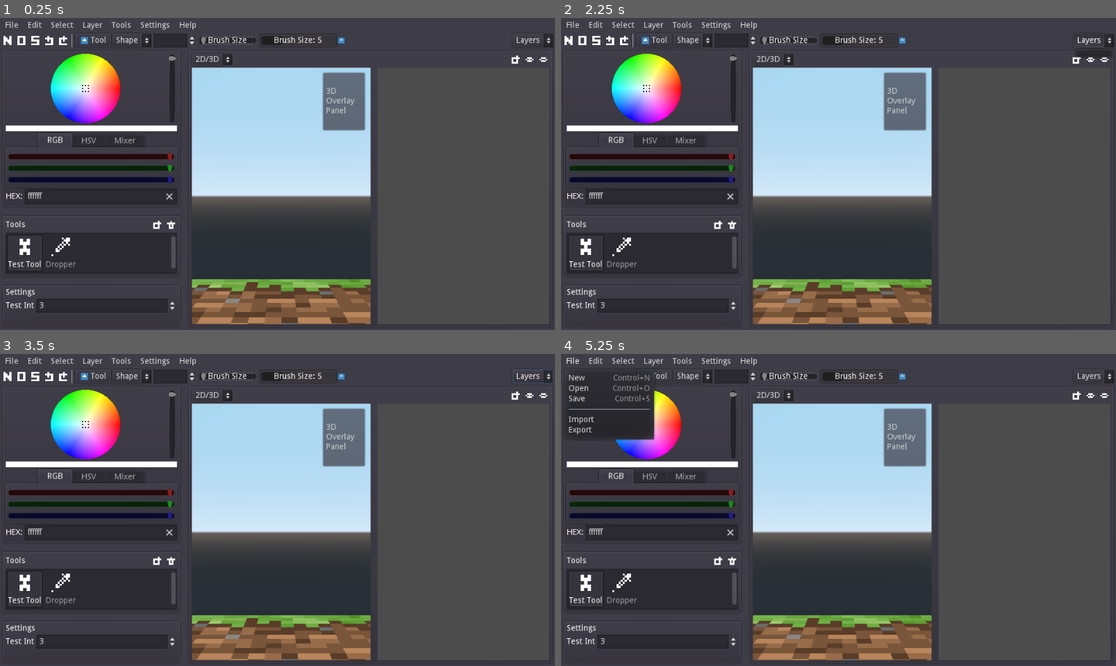
Above: before the commit, frames 1-4 (two rows, left to right).
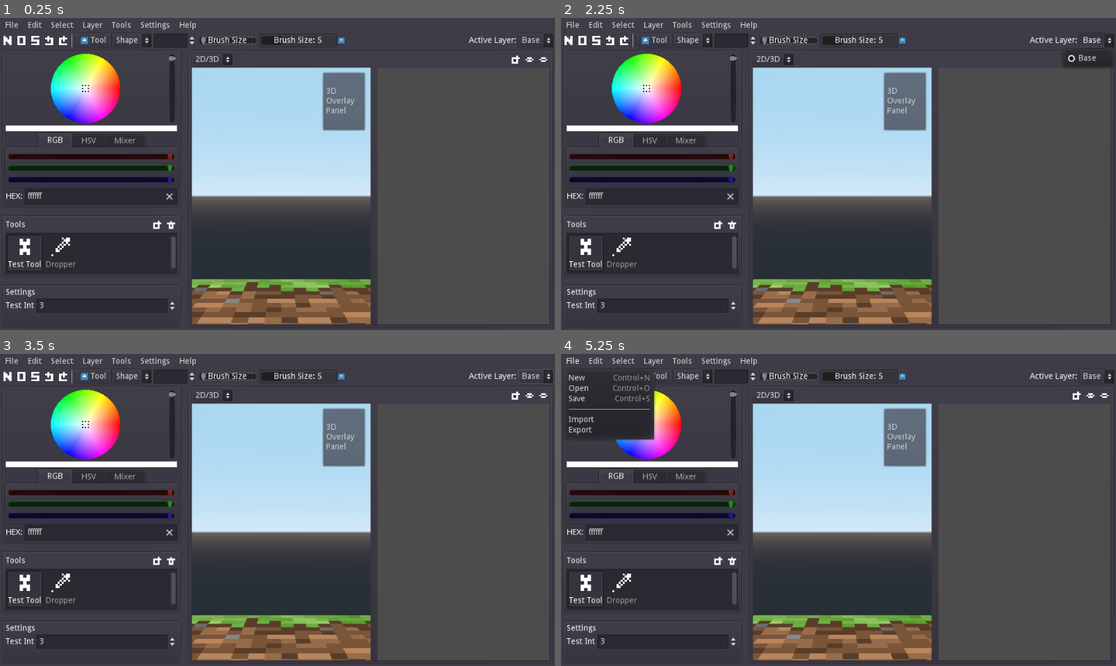
Above: after the commit, the same moments.

Repository: tianer2820/BetterSkin2
Game: Godot game, scene res://assets/gui_root.tscn
The game is run twice, just before and just after one commit, with the same random seed, the same clock (stepped at 60 frames per second) and the same inputs. The engine's default icon, where the game draws it, is replaced by a stand-in: a white triangle on a blue panel in a dark square.
Inputs (mouse positions are in pixels of both pictures, inside the frame that each line leads up to):
- Up to frame 1 (0.25 s): no input
- Up to frame 2 (2.25 s): click "Layers" (after the commit: "2D/3D") at 0.5 s; click (1099, 39) at 1.25 s, where only the run after the commit has a clickable "Base"; click (1099, 39) at 2.02 s
- Up to frame 3 (3.5 s): click "2D/3D" at 2.75 s
- Up to frame 4 (5.25 s): click (566, 375) at 3.5 s; click (566, 375) at 4.25 s; click "File" at 5 s

The runs differ from the first frame. In frame 1, 0.1% of the frame differs, in the area x 84-98%, y 5-9%; in frame 2, 0.4%, in the area x 84-100%, y 5-16%; in frame 3, 0.2%; in frame 4, 0.1%.

Commit message:
add layer viewer & editor panel (not fully implemented)

Diff:
--- a/assets/gui_root.tscn
+++ b/assets/gui_root.tscn
@@ -10,6 +10,7 @@
 [ext_resource path="res://assets/menu_bar/menu_bar.tscn" type="PackedScene" id=8]
 [ext_resource path="res://assets/global_dialogs/open_png_dialog.gd" type="Script" id=9]
 [ext_resource path="res://assets/global_dialogs/export_png_dialog.gd" type="Script" id=10]
+[ext_resource path="res://assets/layer_dropdown/layer_dropdown.tscn" type="PackedScene" id=11]
 
 [sub_resource type="StyleBoxFlat" id=1]
 content_margin_left = 3.0
@@ -206,19 +207,26 @@
 expand = true
 stretch_mode = 6
 
-[node name="Control" type="Control" parent="VBox/ConvenientBar"]
+[node name="Space" type="Control" parent="VBox/ConvenientBar"]
 margin_left = 599.0
-margin_right = 880.0
+margin_right = 749.0
 margin_bottom = 24.0
 size_flags_horizontal = 3
 size_flags_vertical = 3
 
-[node name="OptionButton" type="OptionButton" parent="VBox/ConvenientBar"]
-margin_left = 884.0
+[node name="Label" type="Label" parent="VBox/ConvenientBar"]
+margin_left = 753.0
+margin_top = 5.0
+margin_right = 835.0
+margin_bottom = 19.0
+text = "Active Layer:"
+__meta__ = {
+"_edit_use_anchors_": false
+}
+
+[node name="LayerDropdown" parent="VBox/ConvenientBar" instance=ExtResource( 11 )]
+margin_left = 839.0
 margin_right = 954.0
-margin_bottom = 24.0
-button_mask = 3
-text = "Layers"
 
 [node name="MainSplit" type="HSplitContainer" parent="VBox"]
 margin_top = 52.0
--- /dev/null
+++ b/assets/layer_dropdown/icon_visible_off.tres
@@ -0,0 +1,7 @@
+[gd_resource type="AtlasTexture" load_steps=2 format=2]
+
+[ext_resource path="res://assets/layer_dropdown/visible_icon.png" type="Texture" id=1]
+
+[resource]
+atlas = ExtResource( 1 )
+region = Rect2( 0, 20, 28, 20 )
--- /dev/null
+++ b/assets/layer_dropdown/icon_visible_on.tres
@@ -0,0 +1,7 @@
+[gd_resource type="AtlasTexture" load_steps=2 format=2]
+
+[ext_resource path="res://assets/layer_dropdown/visible_icon.png" type="Texture" id=1]
+
+[resource]
+atlas = ExtResource( 1 )
+region = Rect2( 0, 0, 28, 20 )
--- /dev/null
+++ b/assets/layer_dropdown/layer_dropdown.gd
@@ -0,0 +1,45 @@
+extends OptionButton
+
+
+func _ready() -> void:
+	DocumentManager.connect("layers_changed", self, "_skin_layers_changed")
+	DocumentManager.connect("active_layer_changed", self, "_skin_active_layer_changed")
+
+	_reload_layers()
+
+
+func _reload_layers():
+	self.clear()
+	var layers = DocumentManager.active_skin.layers.duplicate()
+	for i in range(layers.size()):
+		var index = layers.size() - i - 1 # reverse order
+		var layer = layers[index]
+		self.add_item(layer.name, index)
+	_update_active_layer()
+
+func _update_active_layer():
+	var active_index = DocumentManager.active_layer_index
+	var item_index = self.get_item_count() - 1 - active_index
+	self.select(item_index)
+
+
+# signal connects
+func _skin_layers_changed():
+	_reload_layers()
+func _skin_active_layer_changed():
+	_update_active_layer()
+
+func _on_LayersDropdown_item_selected(index: int) -> void:
+	var id = self.get_item_id(index)
+	DocumentManager.active_layer_index = id
+
+
+func _on_RightClickButton_pressed() -> void:
+	var panel = $LayerEditorPanel
+	panel.set_as_minsize()
+	var mouse = get_global_mouse_position()
+	var size = panel.rect_size
+	var pos = mouse
+	pos.x -= size.x
+	panel.set_global_position(pos)
+	panel.popup()
--- /dev/null
+++ b/assets/layer_dropdown/layer_dropdown.tscn
@@ -0,0 +1,111 @@
+[gd_scene load_steps=4 format=2]
+
+[ext_resource path="res://assets/layer_dropdown/layer_dropdown.gd" type="Script" id=1]
+[ext_resource path="res://assets/layer_dropdown/layer_editor_panel.gd" type="Script" id=2]
+[ext_resource path="res://assets/layer_dropdown/tree_list.gd" type="Script" id=3]
+
+[node name="LayersDropdown" type="OptionButton"]
+margin_right = 70.0
+margin_bottom = 24.0
+text = "LayerChooser"
+items = [ "LayerChooser", null, false, 0, null ]
+selected = 0
+script = ExtResource( 1 )
+__meta__ = {
+"_edit_use_anchors_": false
+}
+
+[node name="RightClickButton" type="ToolButton" parent="."]
+anchor_right = 1.0
+anchor_bottom = 1.0
+mouse_filter = 1
+button_mask = 2
+__meta__ = {
+"_edit_use_anchors_": false
+}
+
+[node name="LayerEditorPanel" type="PopupPanel" parent="."]
+visible = true
+margin_left = 96.0
+margin_top = 28.0
+margin_right = 318.0
+margin_bottom = 258.0
+rect_min_size = Vector2( 0, 230 )
+script = ExtResource( 2 )
+__meta__ = {
+"_edit_use_anchors_": false
+}
+
+[node name="VBox" type="VBoxContainer" parent="LayerEditorPanel"]
+anchor_right = 1.0
+anchor_bottom = 1.0
+margin_left = 4.0
+margin_top = 4.0
+margin_right = -4.0
+margin_bottom = -4.0
+__meta__ = {
+"_edit_use_anchors_": false
+}
+
+[node name="OptionButton" type="OptionButton" parent="LayerEditorPanel/VBox"]
+margin_right = 214.0
+margin_bottom = 20.0
+
+[node name="BlendSlider" type="HSlider" parent="LayerEditorPanel/VBox"]
+margin_top = 24.0
+margin_right = 214.0
+margin_bottom = 40.0
+
+[node name="Layers" type="Tree" parent="LayerEditorPanel/VBox"]
+margin_top = 44.0
+margin_right = 214.0
+margin_bottom = 198.0
+input_pass_on_modal_close_click = false
+size_flags_horizontal = 3
+size_flags_vertical = 3
+allow_reselect = true
+allow_rmb_select = true
+hide_folding = true
+hide_root = true
+select_mode = 1
+script = ExtResource( 3 )
+
+[node name="Hbox" type="HBoxContainer" parent="LayerEditorPanel/VBox"]
+margin_top = 202.0
+margin_right = 214.0
+margin_bottom = 222.0
+
+[node name="Button" type="Button" parent="LayerEditorPanel/VBox/Hbox"]
+margin_right = 35.0
+margin_bottom = 20.0
+text = "add"
+
+[node name="Button2" type="Button" parent="LayerEditorPanel/VBox/Hbox"]
+margin_left = 39.0
+margin_right = 75.0
+margin_bottom = 20.0
+text = "dup"
+
+[node name="Button3" type="Button" parent="LayerEditorPanel/VBox/Hbox"]
+margin_left = 79.0
+margin_right = 107.0
+margin_bottom = 20.0
+text = "up"
+
+[node name="Button4" type="Button" parent="LayerEditorPanel/VBox/Hbox"]
+margin_left = 111.0
+margin_right = 157.0
+margin_bottom = 20.0
+text = "down"
+
+[node name="Button5" type="Button" parent="LayerEditorPanel/VBox/Hbox"]
+margin_left = 161.0
+margin_right = 214.0
+margin_bottom = 20.0
+text = "delete"
+
+[connection signal="item_selected" from="." to="." method="_on_LayersDropdown_item_selected"]
+[connection signal="pressed" from="RightClickButton" to="." method="_on_RightClickButton_pressed"]
+[connection signal="button_pressed" from="LayerEditorPanel/VBox/Layers" to="LayerEditorPanel/VBox/Layers" method="_on_Layers_button_pressed"]
+[connection signal="item_edited" from="LayerEditorPanel/VBox/Layers" to="LayerEditorPanel/VBox/Layers" method="_on_Layers_item_edited"]
+[connection signal="item_selected" from="LayerEditorPanel/VBox/Layers" to="LayerEditorPanel/VBox/Layers" method="_on_Layers_item_selected"]
--- /dev/null
+++ b/assets/layer_dropdown/layer_editor_panel.gd
@@ -0,0 +1,6 @@
+extends PopupPanel
+
+
+
+func _ready() -> void:
+	pass
--- /dev/null
+++ b/assets/layer_dropdown/tree_list.gd
@@ -0,0 +1,68 @@
+extends Tree
+
+
+var tree: Tree
+var root: TreeItem
+
+var _icon_visible_on: Texture
+var _icon_visible_off: Texture
+
+func _ready() -> void:
+	tree = self
+	root = tree.create_item()
+	tree.hide_root = true
+
+	_icon_visible_on = load("res://assets/layer_dropdown/icon_visible_on.tres")
+	_icon_visible_off = load("res://assets/layer_dropdown/icon_visible_off.tres")
+
+	_sync_layers()
+
+func _sync_layers():
+	for i in range(10):
+		var item = tree.create_item(root)
+		item.set_text(0, "layer {0}".format([i]))
+		item.set_icon(0, load("res://icon.png"))
+		item.set_icon_max_width(0, 20)
+
+		item.add_button(0, _icon_visible_on, CST.TreeButton.VISIBEL)
+
+		item.set_editable(0, true)
+
+
+func _get_item_index(item: TreeItem) -> int:
+	var current: TreeItem = root.get_children()
+	var index = -1
+	while current != null:
+		index += 1
+		if current == item:
+			return index
+		current = current.get_next()
+	return -1
+
+
+
+func _on_Layers_button_pressed(item: TreeItem, column: int, id: int) -> void:
+	match id:
+		CST.TreeButton.VISIBEL:
+			var tex = item.get_button(column, id)
+			if tex == _icon_visible_on:
+				tex = _icon_visible_off
+				# set layer visible off
+			else:
+				tex = _icon_visible_on
+				# set layer visible on
+			item.set_button(column, id, tex)
+			print("pressed on: {0}".format([_get_item_index(item)]))
+
+
+func _on_Layers_item_selected() -> void:
+	# set active layer
+	pass # Replace with function body.
+
+
+func _on_Layers_item_edited() -> void:
+	# rename layer
+	var item = get_edited()
+	var but_id = get_pressed_button()
+
+	pass # Replace with function body.
--- a/scripts/cst.gd
+++ b/scripts/cst.gd
@@ -20,3 +20,10 @@
 const GLOBAL_DIALOG_ROOT = "/root/GUIRoot/GlobalDialogs/"
 const EXPORT_PNG_DIALOG = GLOBAL_DIALOG_ROOT + "ExportPNGDialog"
 const IMPORT_PNG_DIALOG = GLOBAL_DIALOG_ROOT + "ImportPNGDialog"
+
+enum TreeButton{
+	VISIBEL,
+	MV_UP,
+	MV_DOWN,
+	DUP,
+}
Not shown: 1 places in assets/gui_root.tscn that only renumber resources
Binary file added: assets/layer_dropdown/visible_icon.png
Not shown, added: assets/layer_dropdown/visible_icon.png.import
